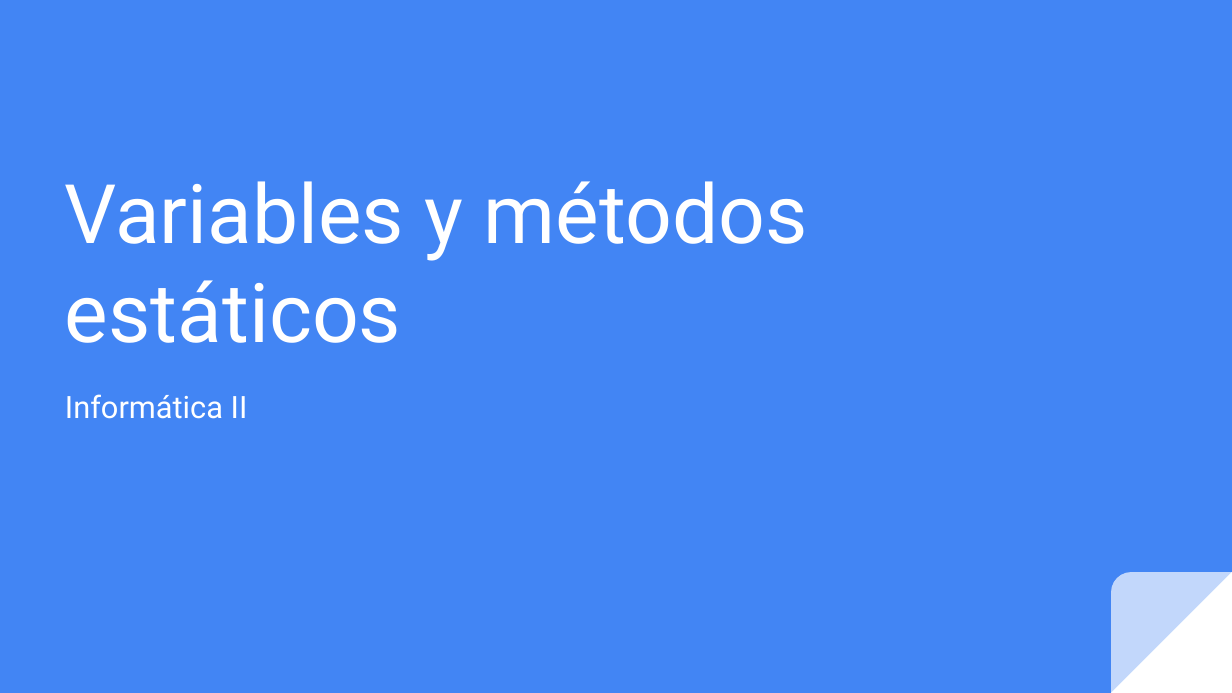
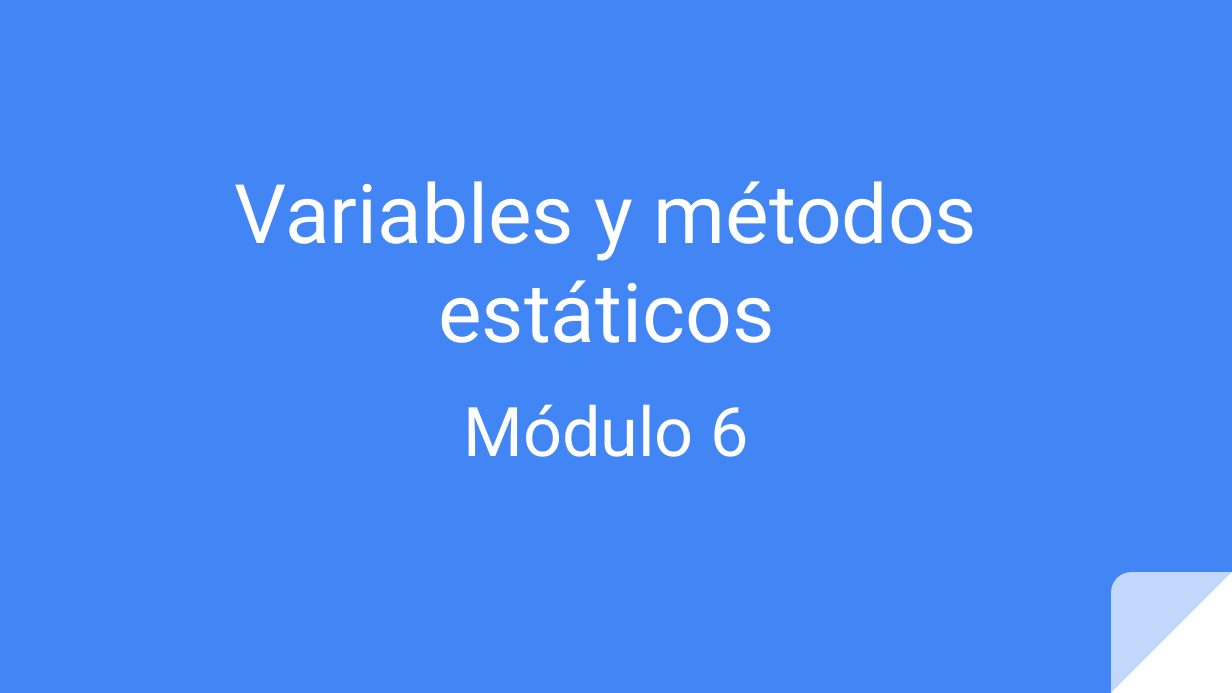
Before and after one commit to OMardil/INFO2, a slide deck: slide 1 of MOD06_Variables_y_metodos_estaticos/01 Presentacion/INFO2_MOD06-Variables_y_metodos_estaticos.pptx. Drawn at 1232x693 pixels with LibreOffice and Linux fonts; fonts in the diff are those of the drawing. Boxes give left, top, right and bottom in pixels: in the first picture for what was removed or moved away, otherwise in the second. Text is boxed around its words. In the diff, an @@ line names an element or a change of style, - is before the commit and + after.

```diff
--- a/MOD06_Variables_y_metodos_estaticos/01 Presentacion/INFO2_MOD06-Variables_y_metodos_estaticos.pptx
+++ b/MOD06_Variables_y_metodos_estaticos/01 Presentacion/INFO2_MOD06-Variables_y_metodos_estaticos.pptx
@@ title "Variables y métodos estáticos": place and size @@
-title "Variables y métodos estáticos" at [65,181,808,343]
+title "Variables y métodos estáticos" at [235,181,978,343]
@@ title "Variables y métodos estáticos" at [235,181,978,343]: alignment left to centre @@
@@ subtitle at [464,404,749,457]: text changed; size 18 to 40 pt @@
-Informática II
+Módulo 6
```
Also in this commit, not shown: 8 other slides changed, 5 slides added, 1 slide removed, 9 other files.
